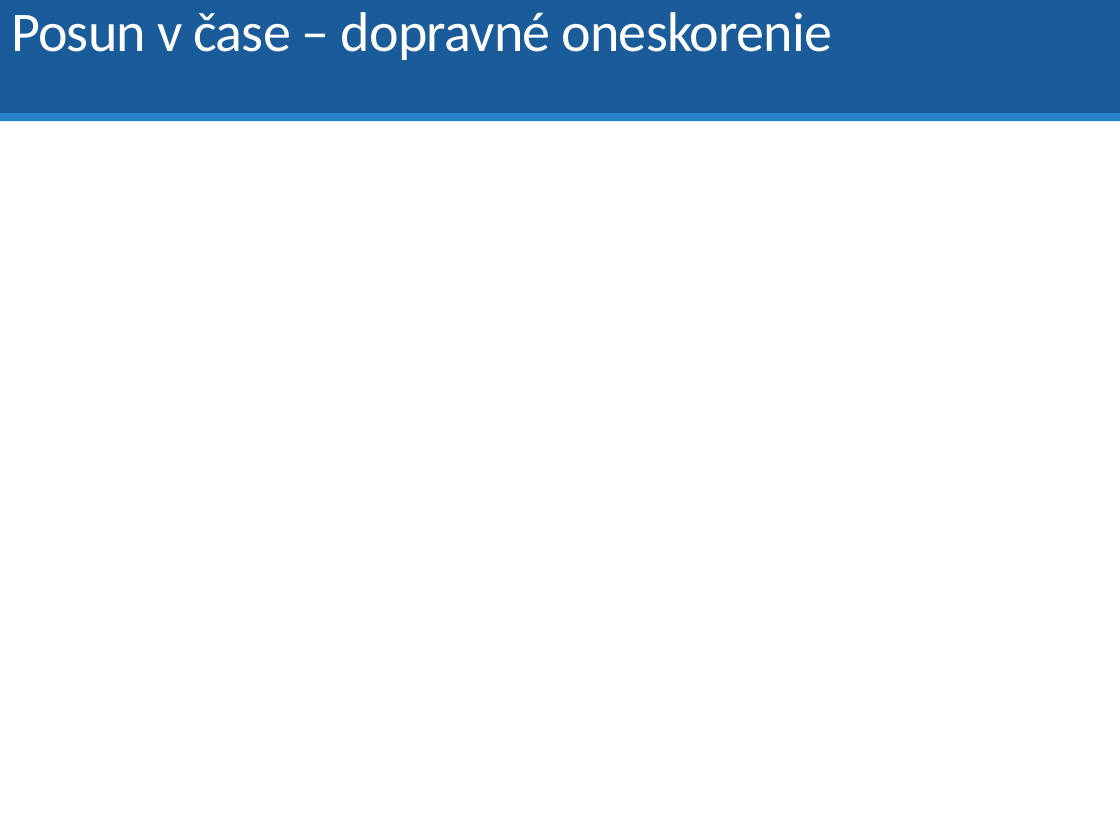
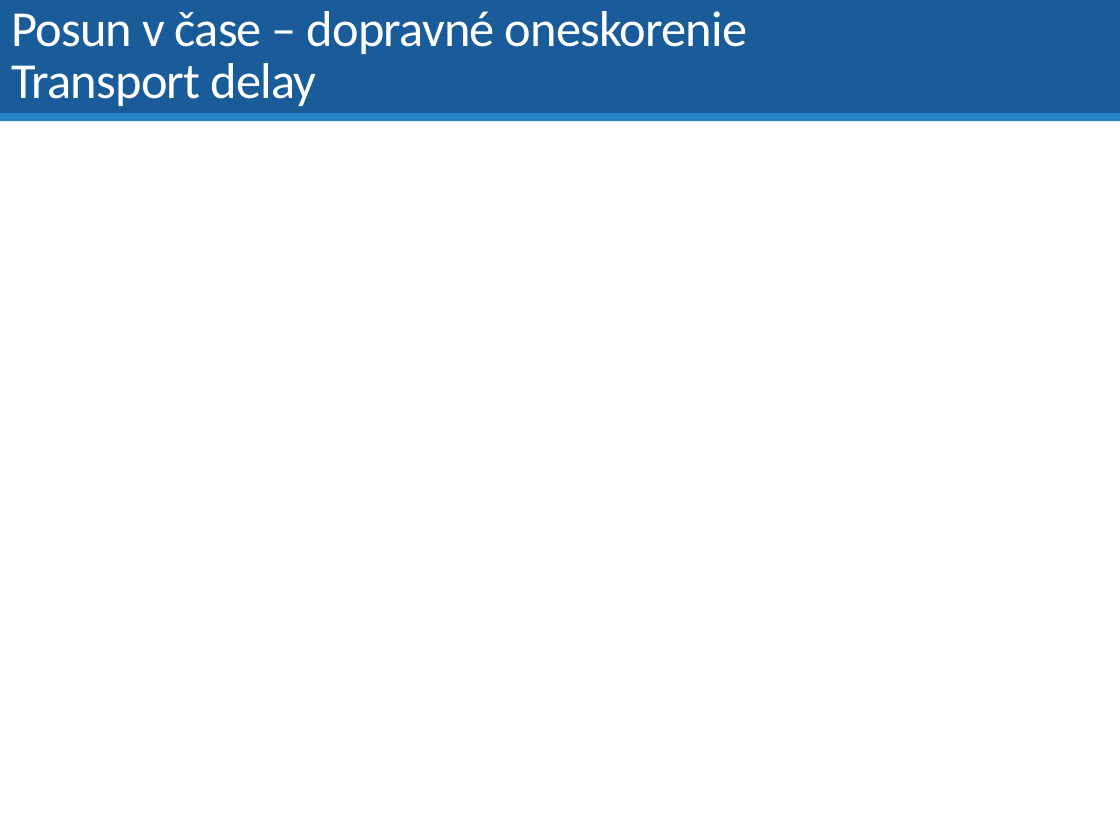
Before and after one commit to dodekm/TeamProjektKybernetika, a slide deck: slide 23 of Nove prednasky/P01_dynamika_dif_rovnice_LPT_prenosova_funkcia_modelovanie.pptx (slide 21 before the commit). Drawn at 1120x840 pixels with LibreOffice and Linux fonts; fonts in the diff are those of the drawing; grey boxes stand for pictures. Boxes give left, top, right and bottom in pixels: in the first picture for what was removed or moved away, otherwise in the second. Text is boxed around its words. In the diff, an @@ line names an element or a change of style, - is before the commit and + after.

```diff
--- a/Nove prednasky/P01_dynamika_dif_rovnice_LPT_prenosova_funkcia_modelovanie.pptx
+++ b/Nove prednasky/P01_dynamika_dif_rovnice_LPT_prenosova_funkcia_modelovanie.pptx
@@ title at box(11, 11, 748, 106): text changed; size 36 to 32.4 pt @@
-Posun v čase – dopravné oneskorenie
+Posun v čase – dopravné oneskorenie
+Transport delay
```
Also in this commit, not shown: 14 other slides changed, 6 slides added, 2 slides removed, 7 other files.
